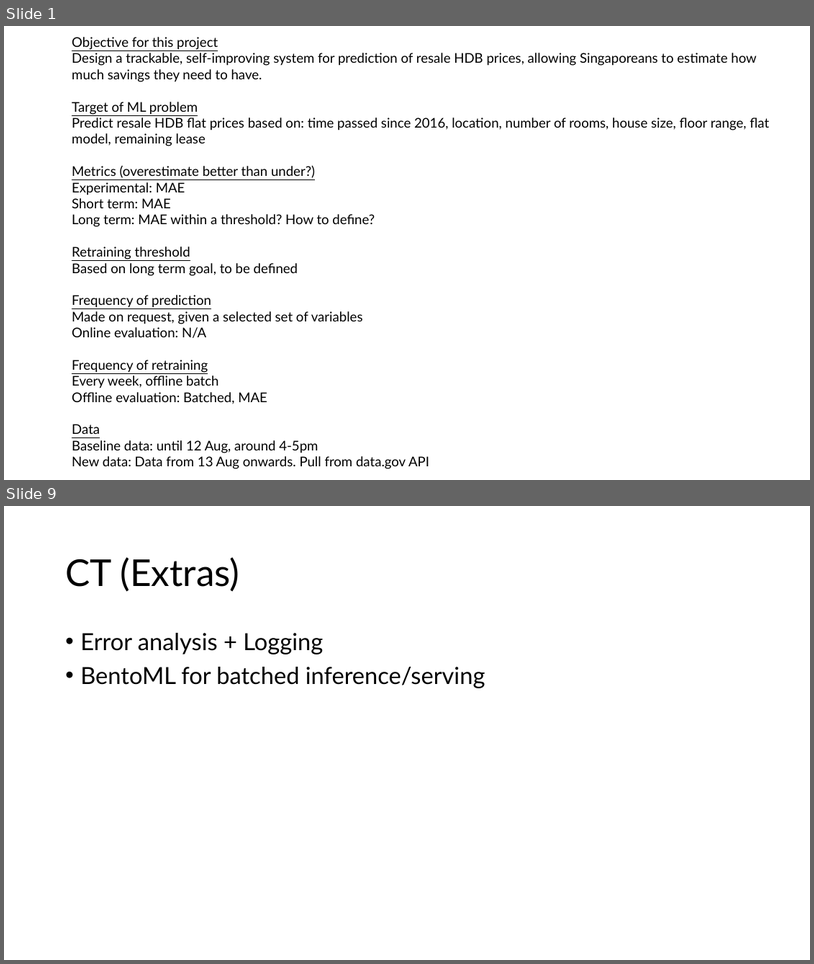
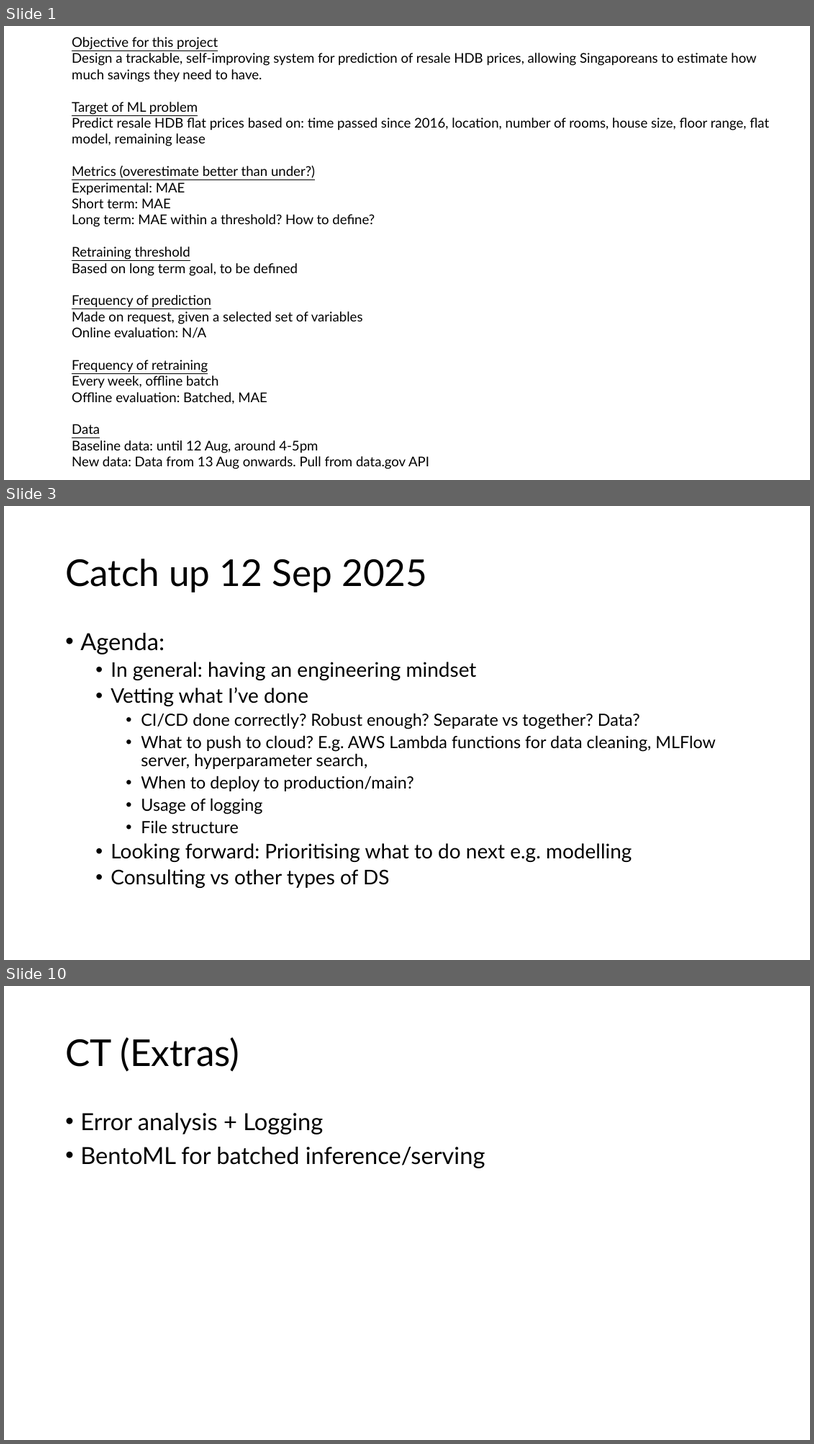
Before and after one commit to ziyu-toh/hdb-resale-prediction, a slide deck: docs/Architecture Overview.pptx. Shown one above the other, each under a label of ours: slides 1 and 9 before the commit, slides 1, 3 and 10 after it; the slides between them are not shown. The pictures are 814x964 and 814x1444 pixels, drawn with LibreOffice and Linux fonts; fonts in the diff are those of the drawing. Boxes give left, top, right and bottom in pixels: in the first picture for what was removed or moved away, otherwise in the second. Text is boxed around its words. In the diff, an @@ line names an element or a change of style, - is before the commit and + after.

```diff
--- a/docs/Architecture Overview.pptx
+++ b/docs/Architecture Overview.pptx
@@ slide 3 added at bbox=[4, 506, 810, 960], background #FFFFFF @@
@@ title added at bbox=[65, 559, 427, 592], 44 pt, text #000000 @@
+Catch up 12 Sep 2025
@@ text added at bbox=[80, 633, 716, 888], 20 pt, text #000000 @@
+• Agenda:
+  • In general: having an engineering mindset
+  • Vetting what I’ve done
+    • CI/CD done correctly? Robust enough? Separate vs together? Data?
+    • What to push to cloud? E.g. AWS Lambda functions for data cleaning, MLFlow server, hyperparameter search,
+    • When to deploy to production/main?
+    • Usage of logging
+    • File structure
+  • Looking forward: Prioritising what to do next e.g. modelling
+  • Consulting vs other types of DS
@@ what was slide 9 is now slide 10 @@
```
Also in this commit, not shown: 6 slides changed, 1 other slide added, 2 slides removed, 4 other files.
